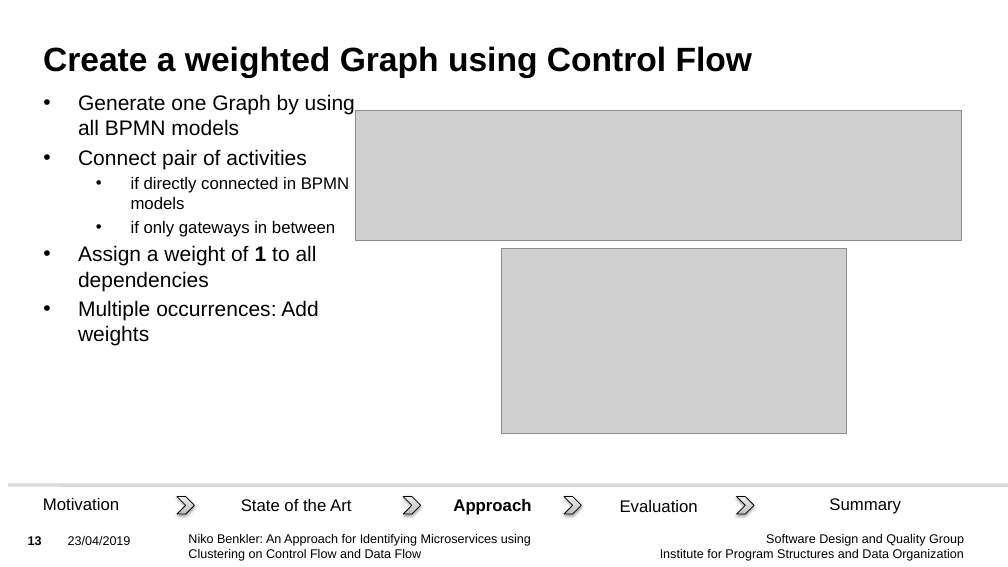
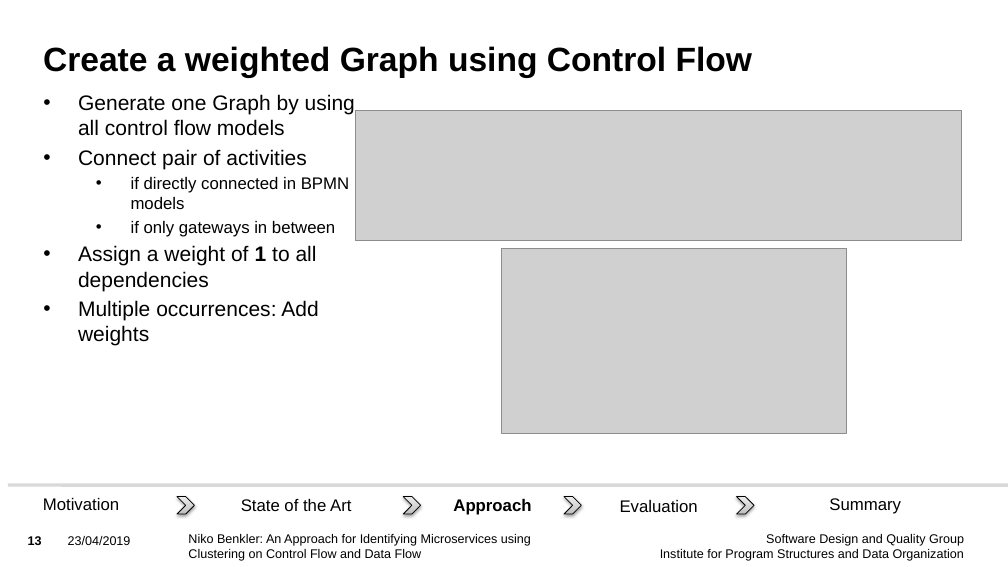
Before and after one commit to Benkler/BA, a slide deck: slide 13 of Vortrag/BA_Niko_Benkler_Presentation.pptx. Drawn at 1008x567 pixels with LibreOffice and Linux fonts; fonts in the diff are those of the drawing; grey boxes stand for pictures; background and template pictures are left out. Boxes give left, top, right and bottom in pixels: in the first picture for what was removed or moved away, otherwise in the second. Text is boxed around its words. In the diff, an @@ line names an element or a change of style, - is before the commit and + after.

```diff
--- a/Vortrag/BA_Niko_Benkler_Presentation.pptx
+++ b/Vortrag/BA_Niko_Benkler_Presentation.pptx
@@ text at [78,94,355,136]: text changed @@
-• Generate one Graph by using all BPMN models
+• Generate one Graph by using all control flow models
```
Also in this commit, not shown: 3 other slides changed, 1 slide removed, 5 other files.
